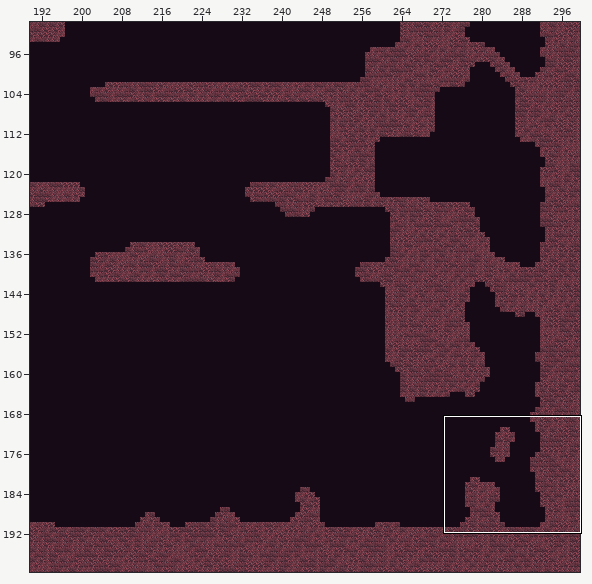
Two states of a Tiled map, android/assets/maps/level1.tmx. Above, an overview of the earlier version with the close-up marked.
Close-up. The starting point:
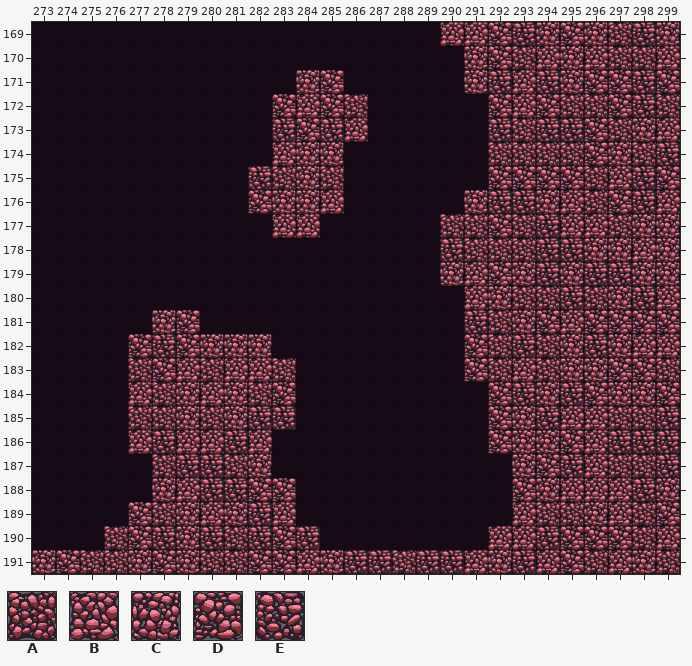
Cells are 64x64 px. Shown: x 273..299, y 169..191. The commit also changed other parts of the map, which this record leaves out.
Key: from "tileMapGutter": A 5, B 6, C 7, D 8, E 9.
_ is an empty cell.
Layers that did not change in this view are not listed.
Layer "terrain" before, first column x 273:
169 _________________BBDECDCAEC
170 __________________CDABCBAAB
171 ___________CD_____CEBECDDED
172 __________DBDA_____DBDAADEA
173 __________EDEB_____EAEEDACB
174 __________BCC______AAAADCAE
175 _________EACA______DDDDABED
176 _________DCCB_____CEECBADEB
177 __________BB_____AADAEBBACC
178 _________________EAAAEECCBC
179 _________________CBDCECEECC
180 __________________BCAAEACEB
181 _____CD___________EACDBDDDD
182 ____DEDCCC________DAEACECBB
183 ____ADBABBA_______DABACCDDA
184 ____BACBCAD________DECEDCCD
185 ____AACACEE________DCEBBAAE
186 ____BEBBEB_________DCCDBEEE
187 _____AEEAC__________CDEBAAE
188 _____CBEEDD_________DCBBBEC
189 ____DACBCEB_________BAACBAD
190 ___ADECEAEDE_______BBEDDDAB
191 CDAACDCAADDBCEEAEEBCEBDABCA
And afterwards:
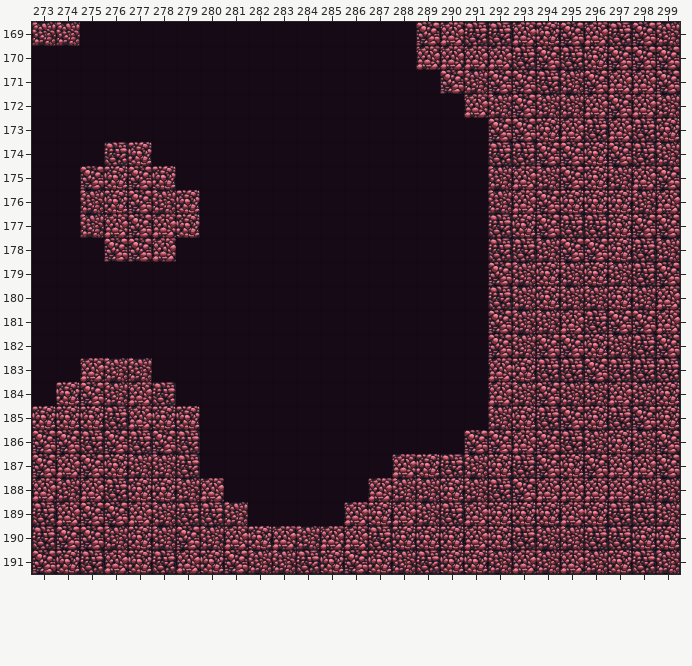
From old to new:
Layer "terrain":
y 169: x 273..274 __ -> AA; x 289 _ -> D; x 291..293 BDE -> EEB; x 296..299 CAEC -> BEDA
y 170: x 289..299 __CDABCBAAB -> BBBBEDECDDD
y 171: x 284..285 CD -> __; x 290..293 _CEB -> DADD; x 295 C -> A; x 297..298 DE -> BB
y 172: x 283..286 DBDA -> ____; x 291..294 _DBD -> BADA; x 296 A -> B; x 298 E -> B
y 173: x 283..286 EDEB -> ____; x 292..299 EAEEDACB -> DDCBEBEC
y 174: x 276..277 __ -> EC; x 283..285 BCC -> ___; x 292..299 AAAADCAE -> EEDDCDEA
y 175: x 275..278 ____ -> DCDC; x 282..285 EACA -> ____; x 292..294 DDD -> ABA; x 296..298 ABE -> CAB
y 176: x 275..279 _____ -> ACDAC; x 282..285 DCCB -> ____; x 291..298 CEECBADE -> _ABDCCCA
y 177: x 275..279 _____ -> ABDBC; x 283..284 BB -> __; x 290..299 AADAEBBACC -> __ECDEECDD
y 178: x 276..278 ___ -> DDB; x 290..296 EAAAEEC -> __EEADD; x 298..299 BC -> EA
y 179: x 290..291 CB -> __; x 293..299 CECEECC -> ACACAED
y 180: x 291..292 BC -> _E; x 294..295 AE -> CA; x 298 E -> A
y 181: x 278..279 CD -> __; x 291..294 EACD -> _DAA; x 296 D -> E; x 299 D -> B
y 182: x 277..282 DEDCCC -> ______; x 291..299 DAEACECBB -> _DADDCAED
y 183: x 275..276 __ -> BA; x 278..283 DBABBA -> ______; x 291..299 DABACCDDA -> _BCEEDEEE
y 184: x 274..276 ___ -> CDA; x 278..283 ACBCAD -> E_____; x 292..299 DECEDCCD -> BADAABAC
y 185: x 273..278 ____AA -> CCCEBC; x 280..283 ACEE -> ____; x 292 D -> A; x 295..299 BBAAE -> DCEDC
y 186: x 273..282 ____BEBBEB -> DDEDEDE___; x 291 _ -> D; x 293..299 CCDBEEE -> BDEACAD
y 187: x 273..277 _____ -> DBDCA; x 280..282 EAC -> ___; x 288..293 _____C -> BCEACE; x 295..299 EBAAE -> CDBBD
y 188: x 273..277 _____ -> BABEC; x 279..283 BEEDD -> AB___; x 287..292 ______ -> BAACAE; x 294 C -> B; x 298..299 EC -> AA
y 189: x 273..277 ____D -> EBDDB; x 279..283 CBCEB -> EEA__; x 286..295 _______BAA -> BCBAEBCCCB; x 297..299 BAD -> EEA
y 190: x 273..275 ___ -> EDD; x 277..299 DECEAEDE_______BBEDDDAB -> CADABCBABBECCCBCEAAEECC
y 191: x 273..276 CDAA -> DCEB; x 278..284 DCAADDB -> EBCDAAE; x 286..287 EE -> DC; x 290..295 EBCEBD -> CCABAB; x 297..298 BC -> CE
